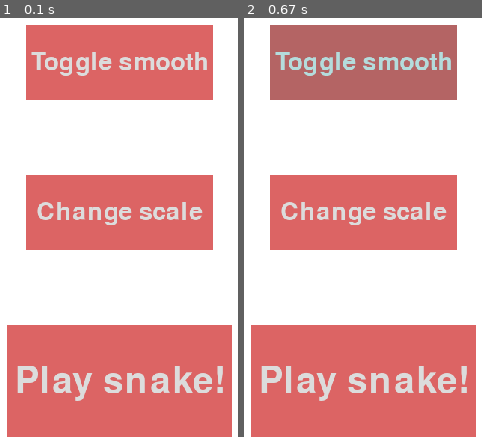
Above: before the commit, frames 1-2 (left to right).
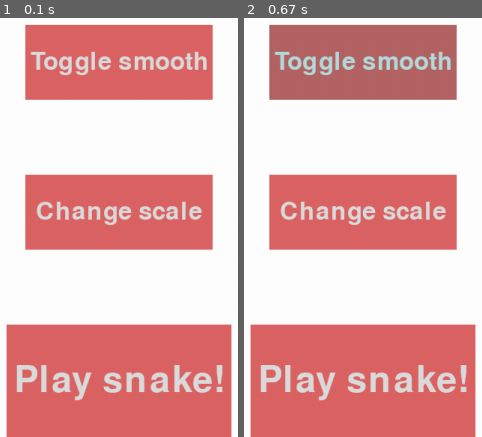
Above: after the commit, the same moments.

Repository: matihope/new_snake
Game: pygame game, started from main.py
The game is run twice, just before and just after one commit, with the same random seed, the same clock (stepped at 60 frames per second) and the same inputs.
Inputs (mouse positions are in pixels of both pictures, inside the frame that each line leads up to):
- Up to frame 1 (0.1 s): no input
- Up to frame 2 (0.67 s): hold D from 0.33 s (still down); move the mouse to (334, 47) at 0.37 s

The runs differ from the first frame. In frame 1, 3.7% of the frame differs, in the area x 2-98%, y 1-100%; in frame 2, 3.7%.

Commit message:
Working on show_fps function

Diff:
--- a/my_snake.py
+++ b/main.py
@@ -9,7 +9,7 @@
 scale = 0.75
 board_width, board_height = 20, 20
 
-smooth = False
+smooth = True
 FPS = 60
 mps = 5
 clock = pygame.time.Clock()
@@ -133,6 +133,13 @@
         pygame.transform.scale(surface, (window_width_real, window_height_real), window_real)
 
 
+def show_fps(surface):
+    """
+    Work on that function
+    """
+    pass
+
+
 def toggle_smooth():
     global smooth
     smooth = not smooth
Not shown, changed: README.md
